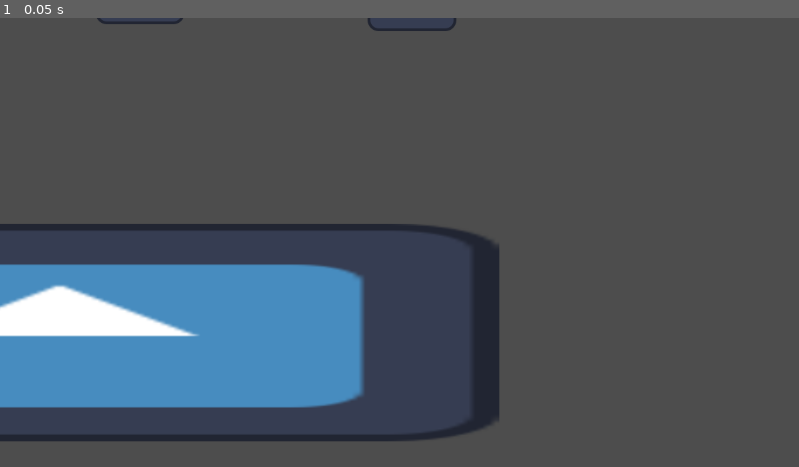
Above: before the commit, frame 1.
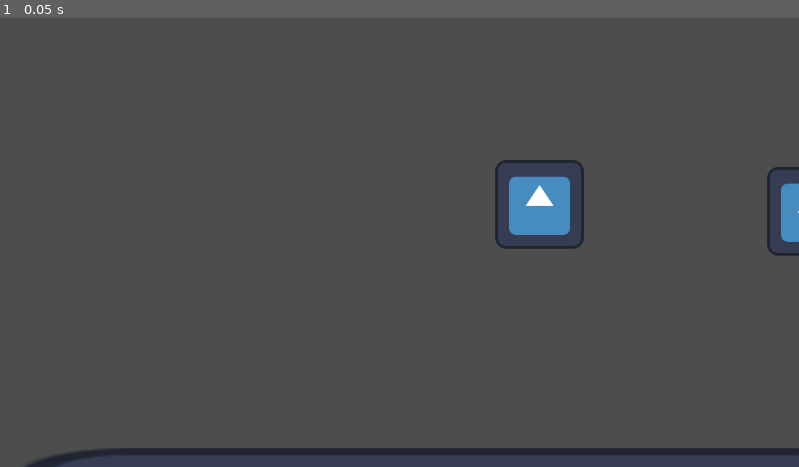
Above: after the commit, the same moment.

Repository: xelaxefensor/Maturitni-prace-Vyvoj-v-hernim-enginu
Game: Godot game, scene res://scenes/levels/test_01.tscn
Two runs of this game, one before a commit and one after it. Both use one fixed random seed, a clock stepped at 60 frames per second and the inputs below. This scene is started directly instead of the project's main scene. The engine's default icon, where the game draws it, is replaced by a stand-in: a white triangle on a blue panel in a dark square.
Inputs:
- Up to frame 1 (0.05 s): no input

The runs differ from the first frame. In frame 1, 22% of the frame differs, in the area x 0-100%, y 0-100%.
Error in both runs: Invalid access to property or key 'connect_client' on a base object of type 'null instance'. (res://scripts/multiplayer_manager.gd:30)

Commit message:
game phases

Diff:
--- a/slizaci/scenes/PlayerUI.tscn
+++ b/slizaci/scenes/PlayerUI.tscn
@@ -1,6 +1,7 @@
-[gd_scene load_steps=3 format=3 uid="uid://bnd5of6lgukop"]
+[gd_scene load_steps=4 format=3 uid="uid://bnd5of6lgukop"]
 
-[ext_resource type="Script" path="res://scripts/chat.gd" id="1_u3go2"]
+[ext_resource type="PackedScene" uid="uid://3vc4a3e0tc4w" path="res://scenes/chat.tscn" id="1_iwg8h"]
+[ext_resource type="Script" path="res://scripts/PhaseTimer.gd" id="2_bc161"]
 
 [sub_resource type="SceneReplicationConfig" id="SceneReplicationConfig_tns0c"]
 properties/0/path = NodePath(".:text")
@@ -18,27 +19,15 @@
 mouse_filter = 2
 metadata/_edit_use_anchors_ = true
 
-[node name="Chat" type="VBoxContainer" parent="."]
+[node name="Chat" parent="." instance=ExtResource("1_iwg8h")]
 layout_mode = 1
-anchors_preset = -1
-anchor_left = 0.0164931
-anchor_top = 0.510802
-anchor_right = 0.296875
-anchor_bottom = 0.958333
-alignment = 2
-script = ExtResource("1_u3go2")
-metadata/_edit_use_anchors_ = true
-
-[node name="RichTextLabel" type="RichTextLabel" parent="Chat"]
-layout_mode = 2
-size_flags_vertical = 3
-bbcode_enabled = true
-scroll_active = false
-scroll_following = true
-
-[node name="LineEdit" type="LineEdit" parent="Chat"]
-layout_mode = 2
-size_flags_stretch_ratio = 0.0
+anchor_left = 0.0208333
+anchor_top = 0.975309
+anchor_right = 0.0208333
+anchor_bottom = 0.975309
+offset_top = -304.0
+offset_right = 261.0
+grow_vertical = 0
 
 [node name="MultiplayerSynchronizer" type="MultiplayerSynchronizer" parent="."]
 root_path = NodePath("../Chat/RichTextLabel")
@@ -46,13 +35,26 @@
 
 [node name="Latency" type="Label" parent="."]
 layout_mode = 1
-anchors_preset = 1
-anchor_left = 1.0
-anchor_right = 1.0
+anchors_preset = -1
+anchor_left = 0.975694
+anchor_top = 0.0354938
+anchor_right = 0.975694
+anchor_bottom = 0.0354938
 offset_left = -153.0
 offset_bottom = 51.0
 grow_horizontal = 0
+horizontal_alignment = 2
 vertical_alignment = 1
+metadata/_edit_use_anchors_ = true
 
-[connection signal="text_submitted" from="Chat/LineEdit" to="Chat" method="_on_line_edit_text_submitted"]
-[connection signal="tree_exiting" from="Chat/LineEdit" to="Chat" method="_on_line_edit_tree_exiting"]
+[node name="PhaseTimer" type="Label" parent="."]
+layout_mode = 1
+anchors_preset = 5
+anchor_left = 0.5
+anchor_right = 0.5
+offset_left = -55.0
+offset_right = 55.0
+offset_bottom = 76.0
+grow_horizontal = 2
+vertical_alignment = 1
+script = ExtResource("2_bc161")
--- a/slizaci/scenes/chat.tscn
+++ b/slizaci/scenes/chat.tscn
@@ -1,57 +1,31 @@
-[gd_scene load_steps=3 format=3 uid="uid://dkfkkp04qeu1w"]
+[gd_scene load_steps=2 format=3 uid="uid://3vc4a3e0tc4w"]
 
 [ext_resource type="Script" path="res://scripts/chat.gd" id="1_u3go2"]
 
-[sub_resource type="SceneReplicationConfig" id="SceneReplicationConfig_tns0c"]
-properties/0/path = NodePath(".:text")
-properties/0/spawn = true
-properties/0/replication_mode = 2
-
-[node name="Chat" type="Control"]
-visible = false
-layout_mode = 3
-anchors_preset = 15
-anchor_right = 1.0
-anchor_bottom = 1.0
-grow_horizontal = 2
-grow_vertical = 2
-mouse_filter = 2
-script = ExtResource("1_u3go2")
-metadata/_edit_use_anchors_ = true
-
-[node name="VBoxContainer" type="VBoxContainer" parent="."]
-layout_mode = 1
+[node name="Chat" type="VBoxContainer"]
 anchors_preset = -1
 anchor_left = 0.0164931
 anchor_top = 0.510802
 anchor_right = 0.296875
 anchor_bottom = 0.958333
 alignment = 2
+script = ExtResource("1_u3go2")
 metadata/_edit_use_anchors_ = true
 
-[node name="RichTextLabel" type="RichTextLabel" parent="VBoxContainer"]
+[node name="RichTextLabel" type="RichTextLabel" parent="."]
 layout_mode = 2
 size_flags_vertical = 3
 bbcode_enabled = true
-scroll_active = false
 scroll_following = true
+context_menu_enabled = true
 
-[node name="LineEdit" type="LineEdit" parent="VBoxContainer"]
+[node name="LineEdit" type="LineEdit" parent="."]
 layout_mode = 2
 size_flags_stretch_ratio = 0.0
+clear_button_enabled = true
 
-[node name="MultiplayerSynchronizer" type="MultiplayerSynchronizer" parent="."]
-root_path = NodePath("../VBoxContainer/RichTextLabel")
-replication_config = SubResource("SceneReplicationConfig_tns0c")
-
-[node name="Latency" type="Label" parent="."]
-layout_mode = 1
-anchors_preset = 1
-anchor_left = 1.0
-anchor_right = 1.0
-offset_left = -153.0
-offset_bottom = 51.0
-grow_horizontal = 0
-vertical_alignment = 1
-
-[connection signal="text_submitted" from="VBoxContainer/LineEdit" to="." method="_on_line_edit_text_submitted"]
+[connection signal="focus_entered" from="RichTextLabel" to="." method="_on_rich_text_label_focus_entered"]
+[connection signal="focus_exited" from="RichTextLabel" to="." method="_on_rich_text_label_focus_exited"]
+[connection signal="focus_entered" from="LineEdit" to="." method="_on_line_edit_focus_entered"]
+[connection signal="text_submitted" from="LineEdit" to="." method="_on_line_edit_text_submitted"]
+[connection signal="tree_exiting" from="LineEdit" to="." method="_on_line_edit_tree_exiting"]
--- a/slizaci/scenes/game.tscn
+++ b/slizaci/scenes/game.tscn
@@ -5,12 +5,16 @@
 [sub_resource type="SceneReplicationConfig" id="SceneReplicationConfig_3khk3"]
 properties/0/path = NodePath(".:server_game_phase")
 properties/0/spawn = true
-properties/0/replication_mode = 1
+properties/0/replication_mode = 2
+properties/1/path = NodePath(".:players_can_spawn")
+properties/1/spawn = true
+properties/1/replication_mode = 2
+properties/2/path = NodePath("PhaseTimer:wait_time")
+properties/2/spawn = true
+properties/2/replication_mode = 1
 
 [node name="Game" type="Node"]
 script = ExtResource("1_ovdom")
-
-[node name="StageCamera2D" type="Camera2D" parent="."]
 
 [node name="LevelSpawner" type="MultiplayerSpawner" parent="."]
 _spawnable_scenes = PackedStringArray("res://scenes/levels/test_01.tscn")
@@ -28,3 +32,9 @@
 
 [node name="MultiplayerSynchronizer" type="MultiplayerSynchronizer" parent="."]
 replication_config = SubResource("SceneReplicationConfig_3khk3")
+
+[node name="PhaseTimer" type="Timer" parent="."]
+wait_time = 4096.0
+one_shot = true
+
+[connection signal="timeout" from="PhaseTimer" to="." method="_on_game_timer_timeout"]
--- a/slizaci/scenes/levels/test_01.tscn
+++ b/slizaci/scenes/levels/test_01.tscn
@@ -38,3 +38,5 @@
 
 [node name="PlayerSpawnPoint" parent="PlayerSpawnPoints" instance=ExtResource("2_jlcus")]
 position = Vector2(-262, 61)
+
+[node name="LevelCamera2D" type="Camera2D" parent="."]
--- /dev/null
+++ b/slizaci/scripts/PhaseTimer.gd
@@ -0,0 +1,13 @@
+extends Label
+
+var timer
+
+# Called when the node enters the scene tree for the first time.
+func _ready():
+	timer = $/root/Main/Game/PhaseTimer
+
+
+# Called every frame. 'delta' is the elapsed time since the previous frame.
+func _process(delta):
+	if visible:
+		text = str(snapped(timer.time_left,0.01))
--- a/slizaci/scripts/game.gd
+++ b/slizaci/scripts/game.gd
@@ -1,15 +1,42 @@
 extends Node
 
 @export var server_game_phase = "loading"
-#loading
-#warmup
-#round_start
-#game
-#round_end
+#loading		- Loading map at new level
+
+#warmup 		- pre game phase with freeroam around the map
+#			 	- players can spawn
+
+#round_start	- short phase before round start
+#				- players are frozen in place and waiting for round to start
+#			 	- players can spawn
+
+#round_play 	- actual game play phase
+#				- players can spawn based on gamemode
+
+#round_end 		- short phase at the end of a round
+#				- players can not spawn
+
+#game_end 		- post game phase,
+#				- players are forzen in place
+#				- players can not spawn
+
+
+const DEFAULT_WARMUP_TIME = 120.0
+const DEFAULT_ROUND_START_TIME = 10.0
+const DEFAULT_ROUND_PLAY_TIME = 300.0
+const DEFAULT_ROUND_END_TIME = 5.0
+const DEFAULT_GAME_END_TIME = 30.0
+
+var number_of_rounds = 1
+var current_round_number = 0
+
+
+@export var players_can_spawn = false
 
 var map = "res://scenes/levels/test_01.tscn"
+var minimal_player_size = 2
 var player_size = 8
-var round_time = 300
+var round_time = 300.0
 
 var players = {}
 
@@ -23,6 +50,7 @@
 # Called every frame. 'delta' is the elapsed time since the previous frame.
 func _process(delta):
 	pass
+
 
 
 func connection_lost():
@@ -49,7 +77,7 @@
 
 func server_load_game(map, player_size, time):
 	GameManager.game_status = "loading"
-	server_game_phase = "loading_game"
+	server_game_phase = "loading"
 	self.map = map
 	self.player_size = player_size
 	round_time = time
@@ -63,3 +91,80 @@
 	var player = preload("res://scenes/player.tscn").instantiate()
 	player.id = multiplayer.get_remote_sender_id()
 	$Players.add_child(player, true)
+
+
+	if multiplayer.get_remote_sender_id() == 1:
+		server_set_warmup(DEFAULT_WARMUP_TIME)
+
+
+func server_set_warmup(time):
+	server_game_phase = "warmup"
+
+	if time == 0:
+		$PhaseTimer.wait_time = DEFAULT_WARMUP_TIME
+	else:
+		$PhaseTimer.wait_time = time
+
+	$PhaseTimer.start()
+
+
+func server_set_round_start(time):
+	server_game_phase = "round_start"
+
+	if time == 0:
+		$PhaseTimer.wait_time = DEFAULT_ROUND_START_TIME
+	else:
+		$PhaseTimer.wait_time = time
+
+	$PhaseTimer.start()
+
+
+func server_set_round_play(time):
+	server_game_phase = "round_play"
+
+	if time == 0:
+		$PhaseTimer.wait_time = DEFAULT_ROUND_PLAY_TIME
+	else:
+		$PhaseTimer.wait_time = time
+
+	$PhaseTimer.start()
+
+
+func server_set_round_end(time):
+	server_game_phase = "round_end"
+
+	if time == 0:
+		$PhaseTimer.wait_time = DEFAULT_ROUND_END_TIME
+	else:
+		$PhaseTimer.wait_time = time
+
+	$PhaseTimer.start()
+
+
+func server_set_game_end(time):
+	server_game_phase = "game_end"
+
+	if time == 0:
+		$PhaseTimer.wait_time = DEFAULT_GAME_END_TIME
+	else:
+		$PhaseTimer.wait_time = time
+
+	$PhaseTimer.start()
+
+
+func _on_game_timer_timeout():
+	match server_game_phase:
+		"warmup":
+			server_set_round_start(DEFAULT_ROUND_START_TIME)
+		"round_start":
+			server_set_round_play(DEFAULT_ROUND_PLAY_TIME)
+		"round_play":
+			server_set_round_end(DEFAULT_ROUND_END_TIME)
+		"round_end":
+			if current_round_number == number_of_rounds:
+				server_set_game_end(DEFAULT_GAME_END_TIME)
+			else:
+				current_round_number += 1
+				server_set_round_start(DEFAULT_ROUND_START_TIME)
+		"game_end":
+			server_load_game(map, player_size, round_time)
--- a/slizaci/scripts/game_manager.gd
+++ b/slizaci/scripts/game_manager.gd
@@ -1,6 +1,6 @@
 extends Node
 
-var game_status = "menu"
 #menu
 #ingame
 #loading
+var game_status = "menu"
--- a/slizaci/scripts/multiplayer_manager.gd
+++ b/slizaci/scripts/multiplayer_manager.gd
@@ -142,8 +142,9 @@
 
 
 func _process(delta):
-	if send_latency_signal:
-		latency_ping()
+	if $/root/Main/UI/PlayerUI/Latency.visible:
+		if send_latency_signal:
+			latency_ping()
 
-	if !latency_counter_is_stopped:
-		latency_time_elapsed += delta
+		if !latency_counter_is_stopped:
+			latency_time_elapsed += delta
Not shown, removed: Struktura hry.odt
